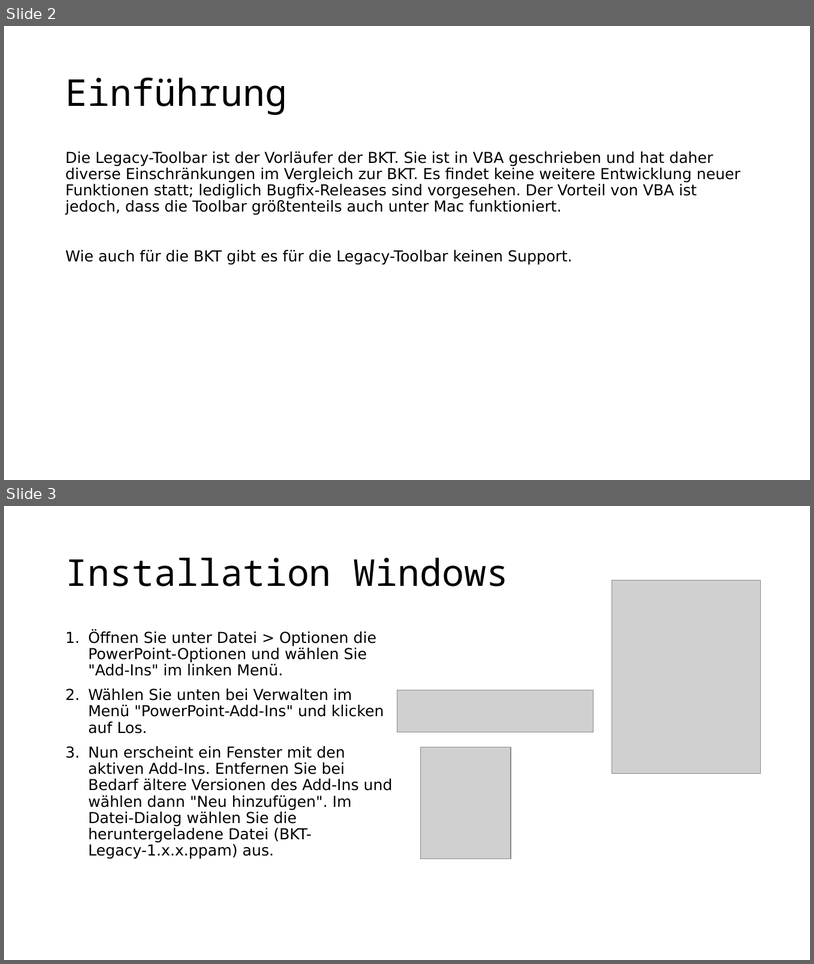
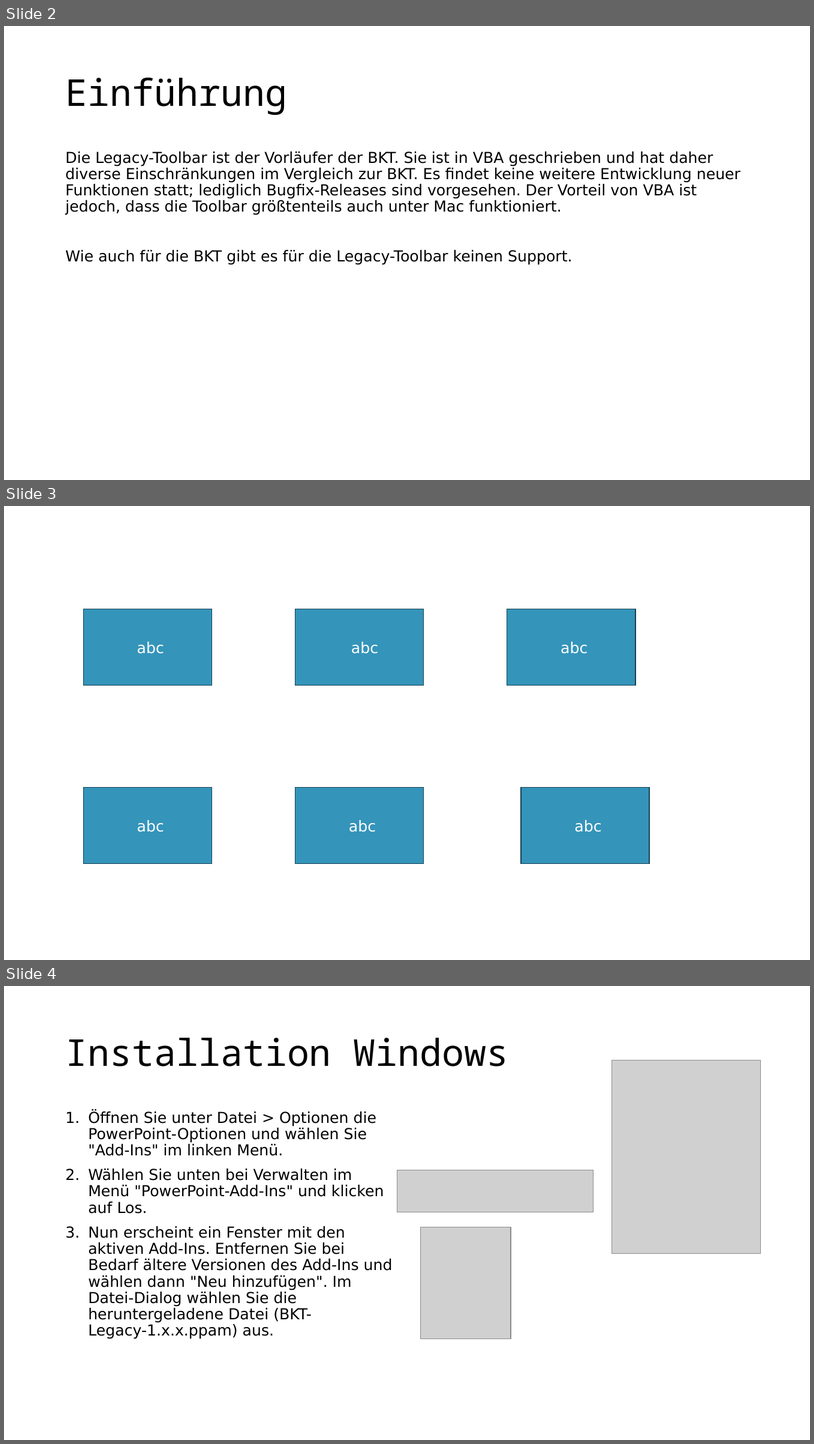
Before and after one commit to pyro-team/bkt-legacy, a slide deck: 20_development/BKT-Legacy.pptm. Shown one above the other, each under a label of ours: slides 2 and 3 before the commit, slides 2, 3 and 4 after it. The pictures are 814x964 and 814x1444 pixels, drawn with LibreOffice and Linux fonts; fonts in the diff are those of the drawing; grey boxes stand for pictures. Boxes give left, top, right and bottom in pixels: in the first picture for what was removed or moved away, otherwise in the second. Text is boxed around its words. In the diff, an @@ line names an element or a change of style, - is before the commit and + after.

```diff
--- a/20_development/BKT-Legacy.pptm
+++ b/20_development/BKT-Legacy.pptm
@@ slide 3 added at (4, 506, 810, 960), background #FFFFFF @@
@@ rectangle added at (83, 609, 212, 685), fill #3494BA, outline #174152 1 pt, 18 pt, text #FFFFFF @@
+abc
@@ rectangle added at (296, 609, 425, 685), fill #3494BA, outline #174152 1 pt, 18 pt, text #FFFFFF @@
+abc
@@ rectangle added at (507, 609, 636, 685), fill #3494BA, outline #174152 1 pt, 18 pt, text #FFFFFF @@
+abc
@@ rectangle added at (83, 787, 212, 864), fill #3494BA, outline #174152 1 pt, 18 pt, text #FFFFFF @@
+abc
@@ rectangle added at (296, 787, 425, 864), fill #3494BA, outline #174152 1 pt, 18 pt, text #FFFFFF @@
+abc
@@ rectangle added at (521, 787, 650, 864), fill #3494BA, outline #174152 1 pt, 18 pt, text #FFFFFF @@
+abc
@@ what was slide 3 is now slide 4 @@
```
Also in this commit, not shown: 1 other file.
